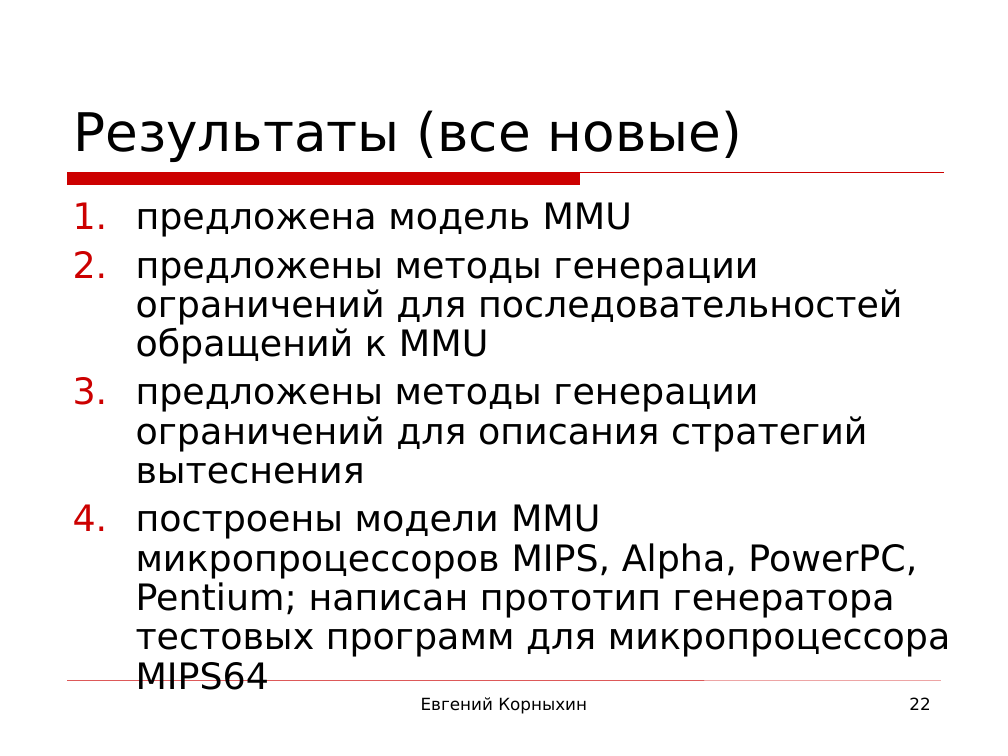
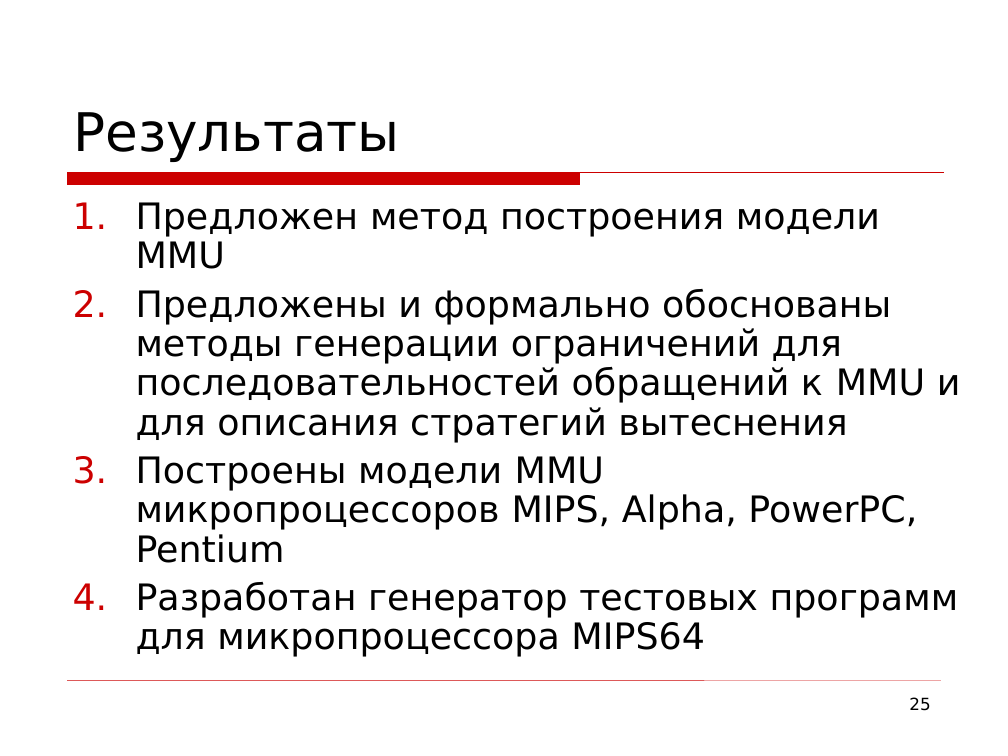
Before and after one commit to kornevgen/tesla-project, a slide deck: slide 25 of papers/THESIS/talks/Oct13 - ISP/isp-slides3.ppt (slide 22 before the commit). Drawn at 1008x756 pixels with LibreOffice and Linux fonts; fonts in the diff are those of the drawing; background and template pictures are left out. Boxes give left, top, right and bottom in pixels: in the first picture for what was removed or moved away, otherwise in the second. Text is boxed around its words. In the diff, an @@ line names an element or a change of style, - is before the commit and + after.

```diff
--- a/papers/THESIS/talks/Oct13 - ISP/isp-slides3.ppt
+++ b/papers/THESIS/talks/Oct13 - ISP/isp-slides3.ppt
@@ title at [73, 112, 399, 162]: text changed @@
-Результаты (все новые)
+Результаты
@@ text at [136, 202, 961, 657]: text changed @@
-1. предложена модель MMU
-2. предложены методы генерации ограничений для последовательностей обращений к MMU
-3. предложены методы генерации ограничений для описания стратегий вытеснения
-4. построены модели MMU микропроцессоров MIPS, Alpha, PowerPC, Pentium; написан прототип генератора тестовых программ для микропроцессора MIPS64
+1. Предложен метод построения модели MMU
+2. Предложены и формально обоснованы методы генерации ограничений для последовательностей обращений к MMU и для описания стратегий вытеснения
+3. Построены модели MMU микропроцессоров MIPS, Alpha, PowerPC, Pentium
+4. Разработан генератор тестовых программ для микропроцессора MIPS64
@@ text removed at [421, 697, 587, 714] @@
-Евгений Корныхин
@@ page number at [909, 697, 930, 711]: text changed @@
-22
+25
```
Also in this commit, not shown: 21 other slides changed, 8 slides added, 3 slides removed.
